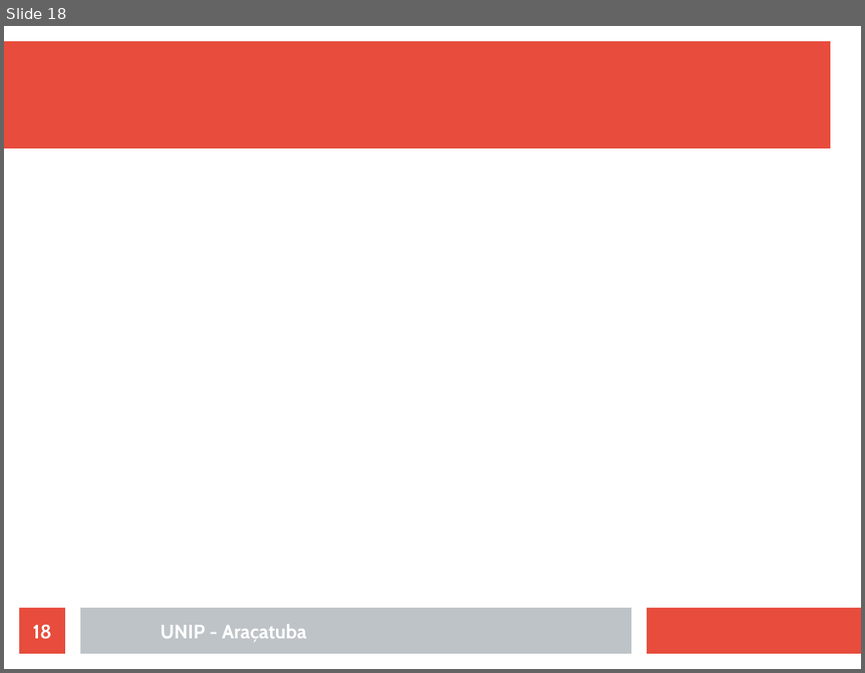
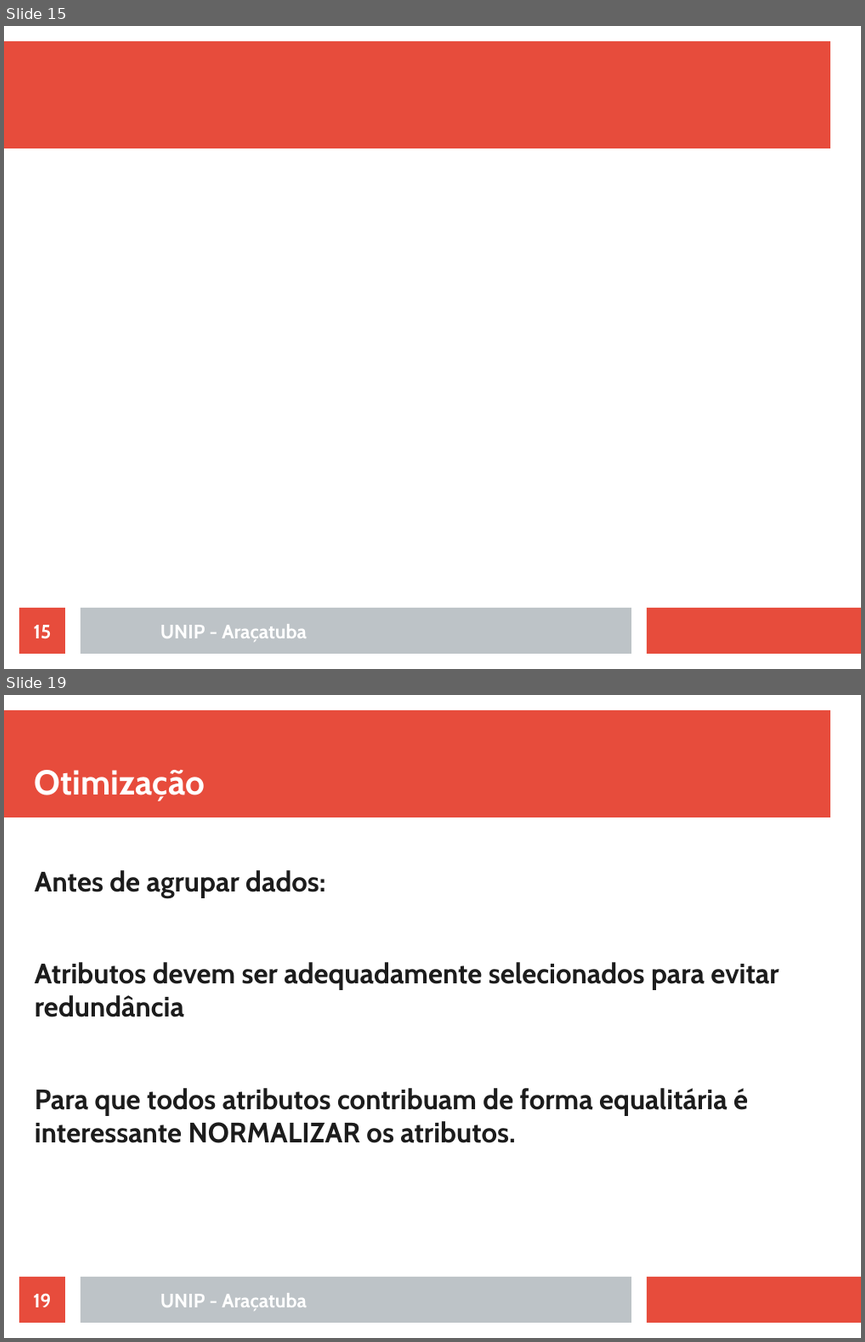
Before and after one commit to rafaelstojoao/pos-unip, a slide deck: [2020][modulo][Machine_Learning]/[aula]02[Agrupamento].odp. Shown one above the other, each under a label of ours: slide 18 before the commit, slides 15 and 19 after it; the slides between them are not shown. The pictures are 865x673 and 865x1342 pixels, drawn with LibreOffice and Linux fonts; fonts in the diff are those of the drawing. Boxes give left, top, right and bottom in pixels: in the first picture for what was removed or moved away, otherwise in the second. Text is boxed around its words. In the diff, an @@ line names an element or a change of style, - is before the commit and + after.

```diff
--- a/[2020][modulo][Machine_Learning]/[aula]02[Agrupamento].odp
+++ b/[2020][modulo][Machine_Learning]/[aula]02[Agrupamento].odp
@@ slide 19 added at (4, 695, 861, 1338), background #FFFFFF; not listed: 3 template elements that a slide beside it also shows @@
@@ title added at (35, 770, 205, 801), 32 pt, text #FFFFFF, bold @@
+Otimização
@@ text added at (35, 870, 778, 1143), 26 pt, text #1C1C1C, bold @@
+Antes de agrupar dados:
+Atributos devem ser adequadamente selecionados para evitar redundância
+Para que todos atributos contribuam de forma equalitária é interessante NORMALIZAR os atributos.
@@ page number added at (19, 1276, 65, 1322), fill #E74C3C, 18 pt, text #FFFFFF, bold @@
+19
@@ text added at (160, 1293, 307, 1310), 18 pt, text #FFFFFF, bold @@
+UNIP - Araçatuba
@@ what was slide 18 is now slide 15 @@
@@ page number at (34, 624, 52, 639): text changed @@
-18
+15
```
Also in this commit, not shown: 10 other slides added, 1 other file.
